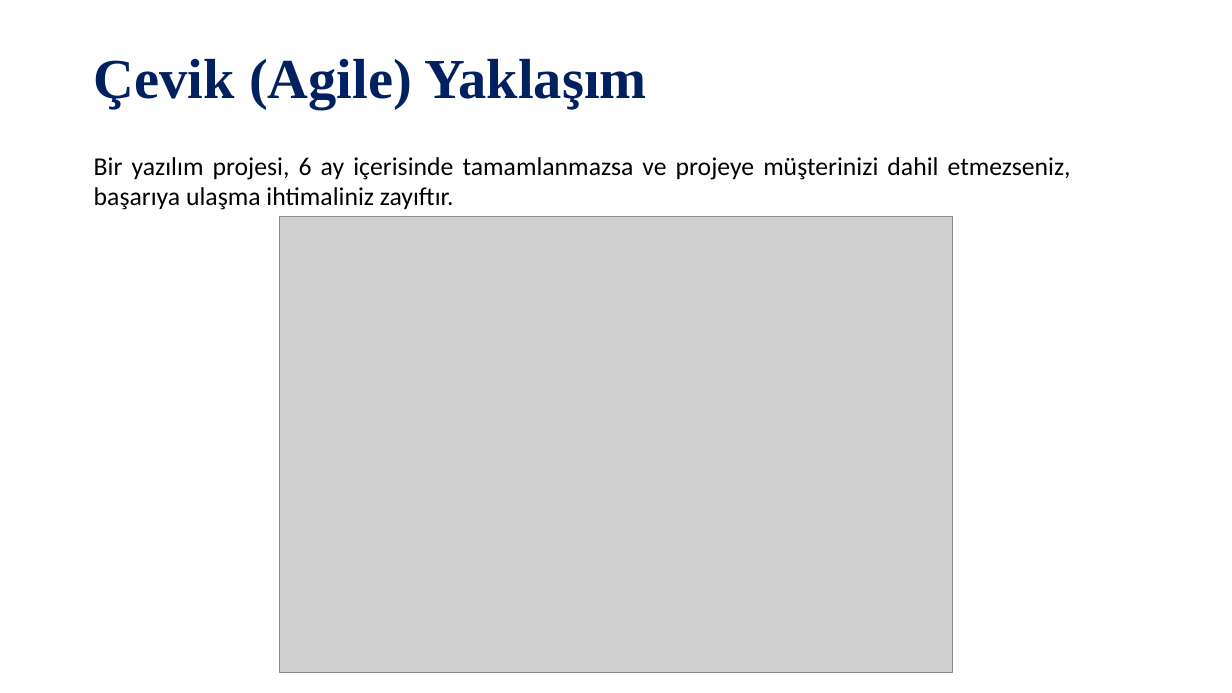
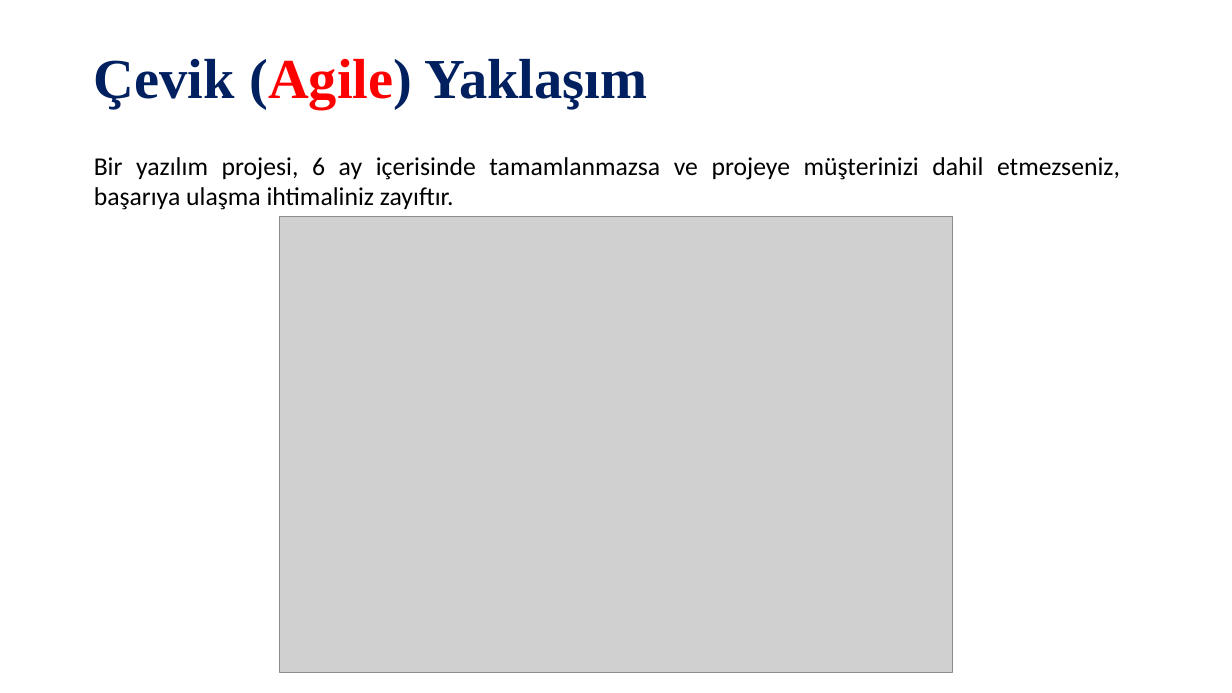
Before and after one commit to SevdanurGENC/Software-Architectures-Lecture-Notes, a slide deck: slide 9 of Slides/Yazılım Mimarileri - Bolum 3.pptx. Drawn at 1232x693 pixels with LibreOffice and Linux fonts; fonts in the diff are those of the drawing; grey boxes stand for pictures. Boxes give left, top, right and bottom in pixels: in the first picture for what was removed or moved away, otherwise in the second. Text is boxed around its words. In the diff, an @@ line names an element or a change of style, - is before the commit and + after.

```diff
--- a/Slides/Yazılım Mimarileri - Bolum 3.pptx
+++ b/Slides/Yazılım Mimarileri - Bolum 3.pptx
@@ title "Çevik (Agile) Yaklaşım" at bbox=[94, 58, 648, 109]: text colour #002060 to #FF0000 in "(Agile)" @@
@@ text "Bir yazılım projesi, 6 ay ..." rewrapped from bbox=[94, 157, 1071, 210] to bbox=[94, 157, 1120, 210] @@
```
Also in this commit, not shown: 13 other slides changed.
